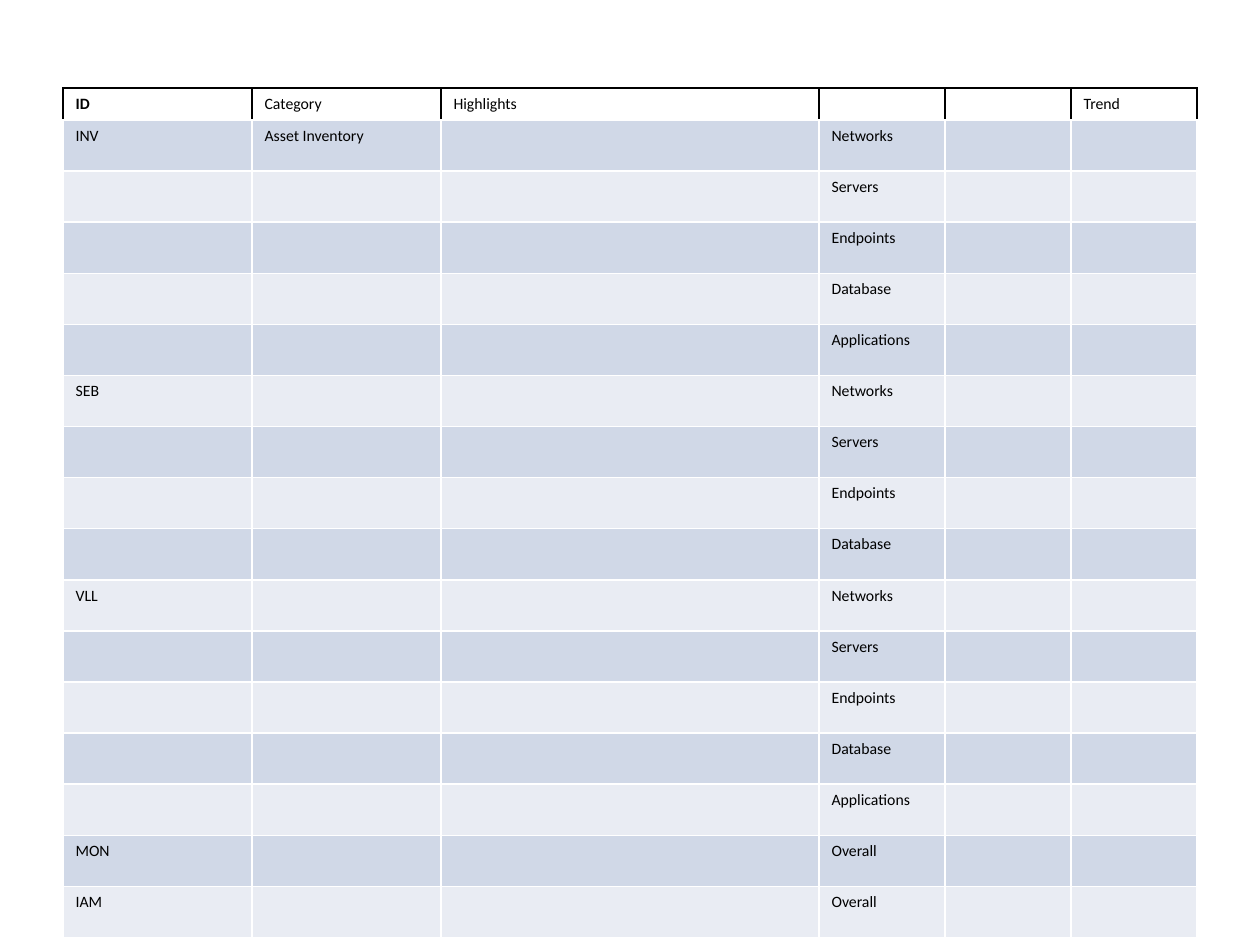
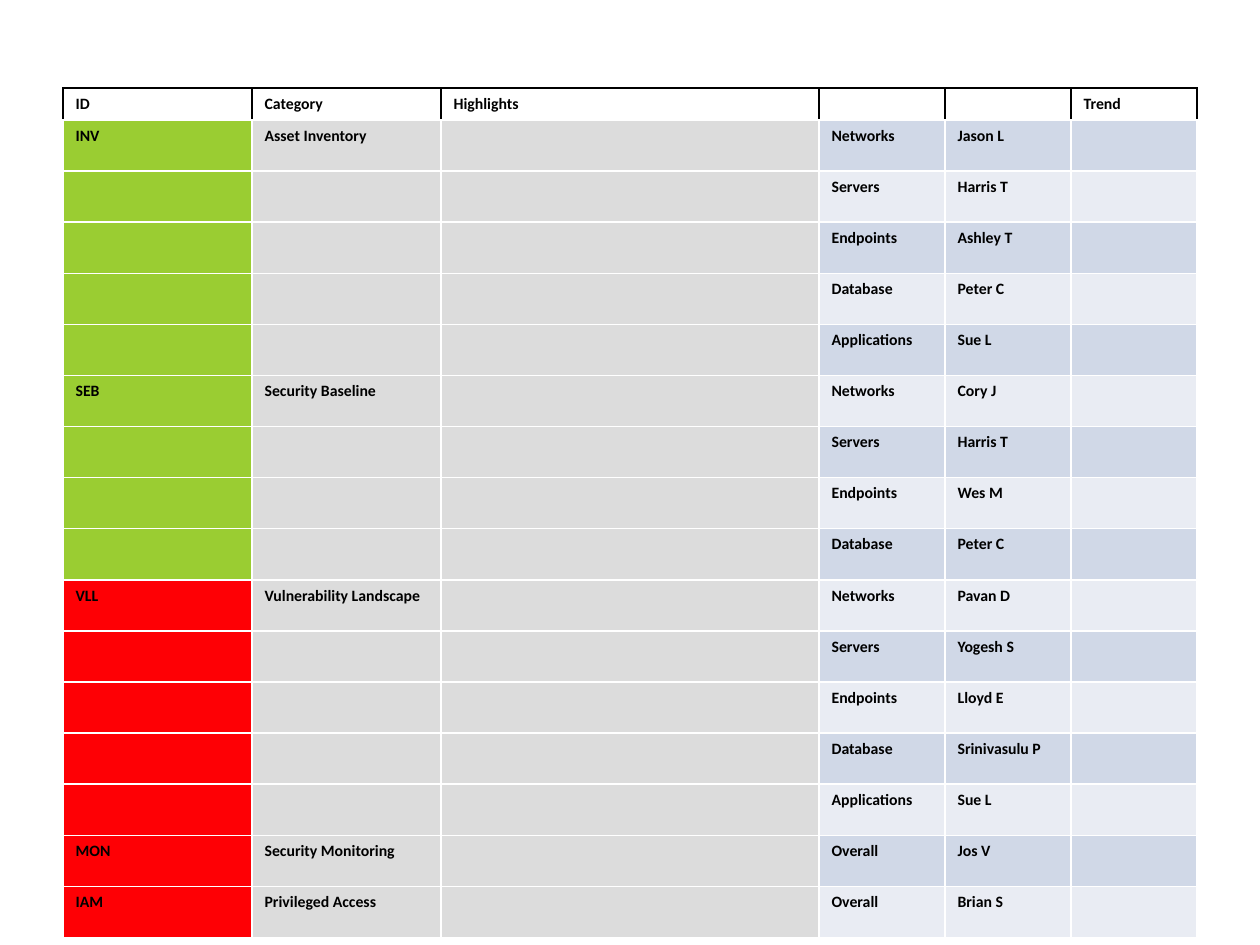
Before and after one commit to mehtaparitosh/PythonPPTX, a slide deck: slide 2 of chart-01.pptx. Drawn at 1260x945 pixels with LibreOffice and Linux fonts; fonts in the diff are those of the drawing. Boxes give left, top, right and bottom in pixels: in the first picture for what was removed or moved away, otherwise in the second. Text is boxed around its words. In the diff, an @@ line names an element or a change of style, - is before the commit and + after.

```diff
--- a/chart-01.pptx
+++ b/chart-01.pptx
@@ table at bbox=[63, 88, 1197, 914] @@
-row 2, column 5: 
+row 2, column 5: Jason L
-row 3, column 5: 
+row 3, column 5: Harris T
-row 4, column 5: 
+row 4, column 5: Ashley T
-row 5, column 5: 
+row 5, column 5: Peter C
-row 6, column 5: 
+row 6, column 5: Sue L
-row 7, column 2: 
+row 7, column 2: Security Baseline
-row 7, column 5: 
+row 7, column 5: Cory J
-row 8, column 5: 
+row 8, column 5: Harris T
-row 9, column 5: 
+row 9, column 5: Wes M
-row 10, column 5: 
+row 10, column 5: Peter C
-row 11, column 2: 
+row 11, column 2: Vulnerability Landscape
-row 11, column 5: 
+row 11, column 5: Pavan D
-row 12, column 5: 
+row 12, column 5: Yogesh S
-row 13, column 5: 
+row 13, column 5: Lloyd E
-row 14, column 5: 
+row 14, column 5: Srinivasulu P
-row 15, column 5: 
+row 15, column 5: Sue L
-row 16, column 2: 
+row 16, column 2: Security Monitoring
-row 16, column 5: 
+row 16, column 5: Jos V
-row 17, column 2: 
+row 17, column 2: Privileged Access
-row 17, column 5: 
+row 17, column 5: Brian S
@@ fill #D0D8E8 to #9ACD32 in 5 cells @@
@@ fill #D0D8E8 to #DCDCDC in 16 cells @@
@@ fill #E9EDF4 to #9ACD32 in 4 cells @@
@@ fill #E9EDF4 to #DCDCDC in 16 cells @@
@@ fill #E9EDF4 to #FE0005 in 4 cells @@
@@ fill #D0D8E8 to #FE0005 in 3 cells @@
@@ bold on in "Category", "Highlights", "Trend", "INV" and 21 more places @@
```
Also in this commit, not shown: 4 other slides changed, 1 slide removed, 4 other files.
